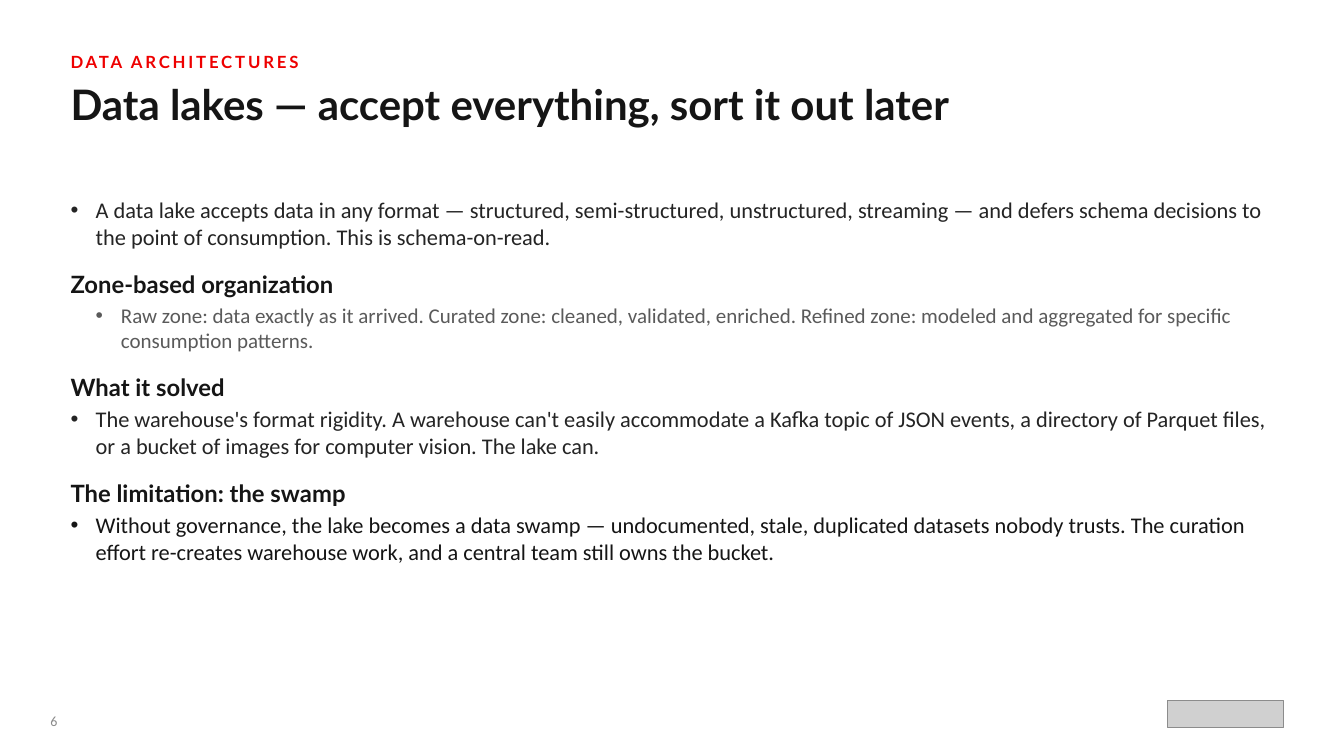
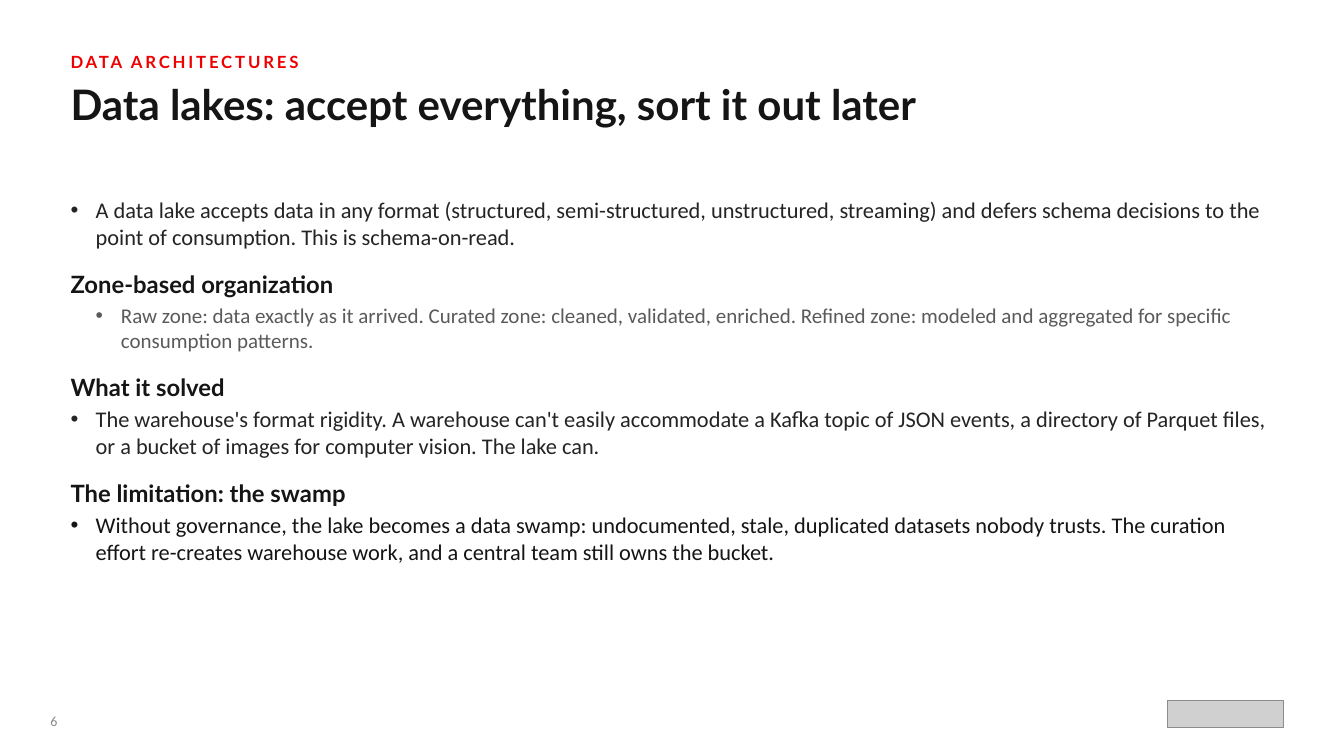
Before and after one commit to patterncatalyst/datamesh-reference-arch-python, a slide deck: slide 7 of presentation/data-mesh-101/The_Data_Mesh_101.pptx. Drawn at 1344x756 pixels with LibreOffice and Linux fonts; fonts in the diff are those of the drawing; grey boxes stand for pictures. Boxes give left, top, right and bottom in pixels: in the first picture for what was removed or moved away, otherwise in the second. Text is boxed around its words. In the diff, an @@ line names an element or a change of style, - is before the commit and + after.

Commit message:
docs(deck): professional-voice pass on the data-mesh decks
Remove em dashes, chapter/section cross-references, and ban-tier verbal
tics (deliberately, earns its place, load-bearing, worth noticing, honest,
on purpose, not a toy, rest of this deck) from The Data Mesh 101 and
Data Mesh on OpenShift pptxgenjs sources, then rebuild both decks.

```diff
--- a/presentation/data-mesh-101/The_Data_Mesh_101.pptx
+++ b/presentation/data-mesh-101/The_Data_Mesh_101.pptx
@@ text at bbox=[170, 88, 916, 128]: text changed @@
-Data lakes — accept everything, sort it out later
+Data lakes: accept everything, sort it out later
@@ text at bbox=[96, 202, 1259, 249]: text changed @@
-• A data lake accepts data in any format — structured, semi-structured, unstructured, streaming — and defers schema decisions to the point of consumption. This is schema-on-read.
+• A data lake accepts data in any format (structured, semi-structured, unstructured, streaming) and defers schema decisions to the point of consumption. This is schema-on-read.
@@ text at bbox=[96, 517, 1225, 563]: text changed @@
-• Without governance, the lake becomes a data swamp — undocumented, stale, duplicated datasets nobody trusts. The curation effort re-creates warehouse work, and a central team still owns the bucket.
+• Without governance, the lake becomes a data swamp: undocumented, stale, duplicated datasets nobody trusts. The curation effort re-creates warehouse work, and a central team still owns the bucket.
```
Also in this commit, not shown: 12 other slides changed, 4 other files.
